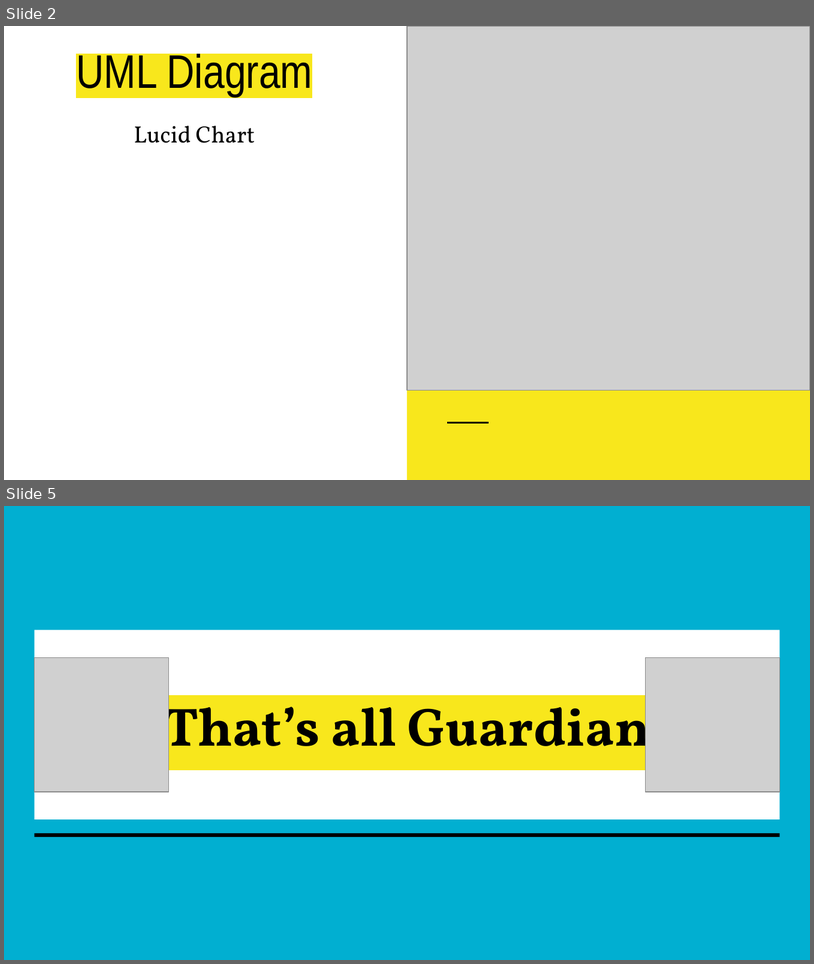
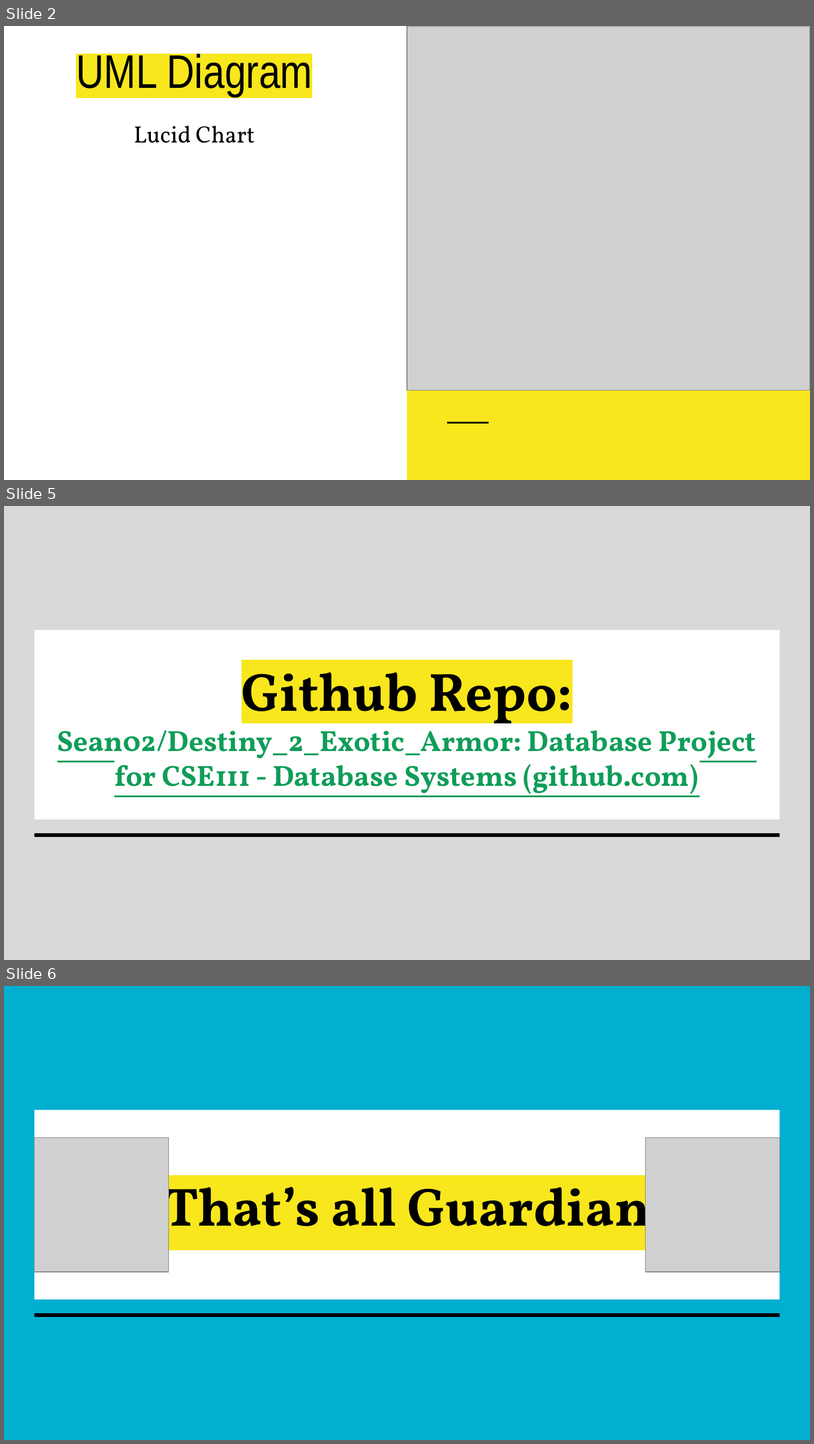
Before and after one commit to Sean02/Destiny_2_Exotic_Armor, a slide deck: Phase 1.pptx. Shown one above the other, each under a label of ours: slides 2 and 5 before the commit, slides 2, 5 and 6 after it; the slides between them are not shown. The pictures are 814x964 and 814x1444 pixels, drawn with LibreOffice and Linux fonts; fonts in the diff are those of the drawing; grey boxes stand for pictures. Boxes give left, top, right and bottom in pixels: in the first picture for what was removed or moved away, otherwise in the second. Text is boxed around its words. In the diff, an @@ line names an element or a change of style, - is before the commit and + after.

```diff
--- a/Phase 1.pptx
+++ b/Phase 1.pptx
@@ slide 5 added at [4,506,810,960], background #D9D9D9; not listed: 1 template element that a slide beside it also shows @@
@@ title added at [35,630,780,820], fill #FFFFFF, 26 pt, text #0F9D58, bold, underline @@
+Github Repo:
+Sean02/Destiny_2_Exotic_Armor: Database Project for CSE111 - Database Systems (github.com)
@@ what was slide 5 is now slide 6 @@
```
Also in this commit, not shown: 1 slide changed, 1 other slide added, 1 slide removed.
